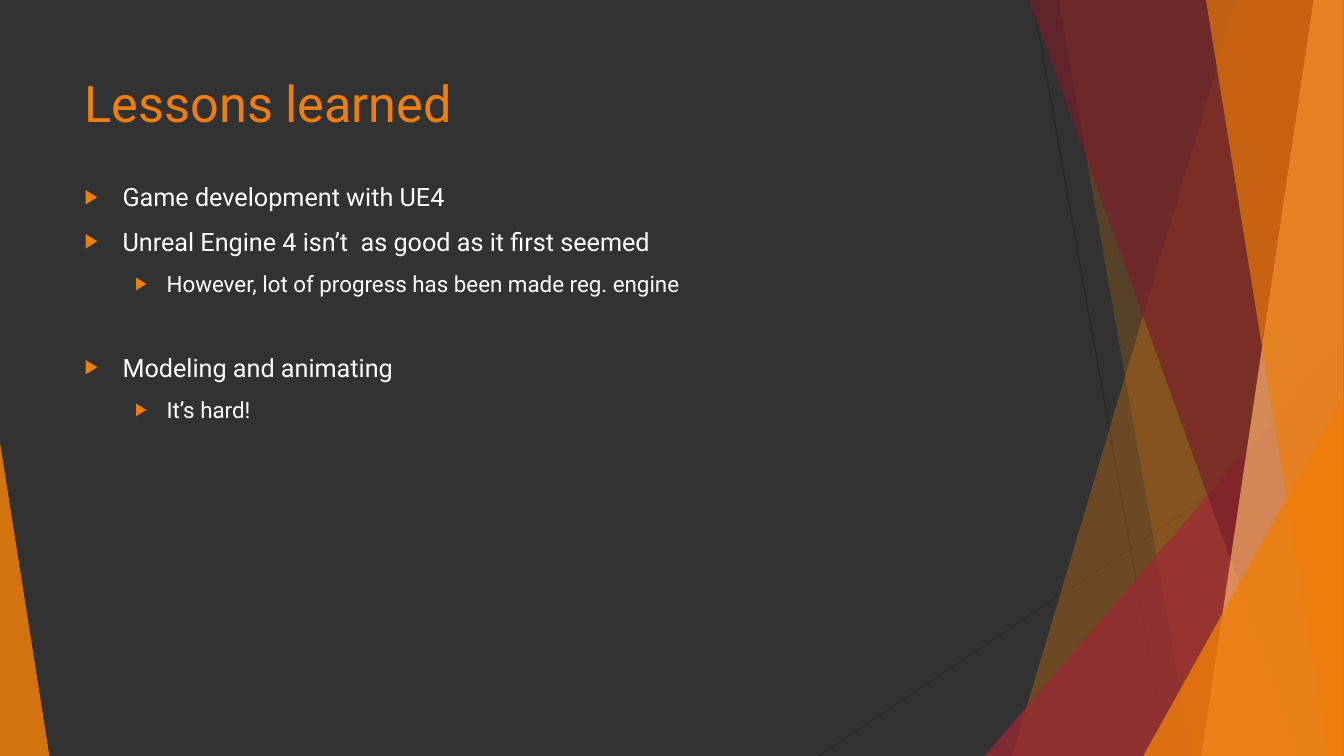
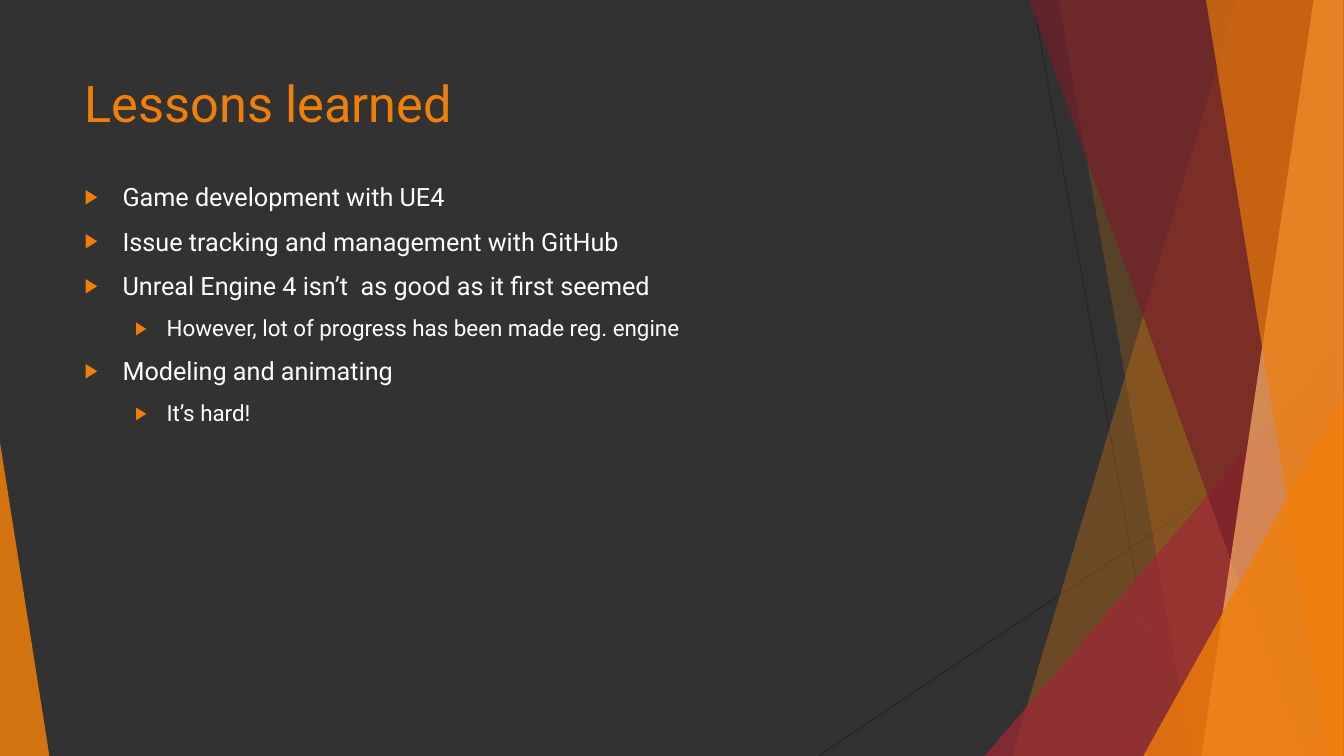
Before and after one commit to isurakka/game-programming-project, a slide deck: slide 15 of TopdownGame.pptx. Drawn at 1344x756 pixels with LibreOffice and Linux fonts; fonts in the diff are those of the drawing. Boxes give left, top, right and bottom in pixels: in the first picture for what was removed or moved away, otherwise in the second. Text is boxed around its words. In the diff, an @@ line names an element or a change of style, - is before the commit and + after.

```diff
--- a/TopdownGame.pptx
+++ b/TopdownGame.pptx
@@ text at [123,232,618,257]: paragraph added @@
+▶ Issue tracking and management with GitHub
```
Also in this commit, not shown: 1 slide added.
